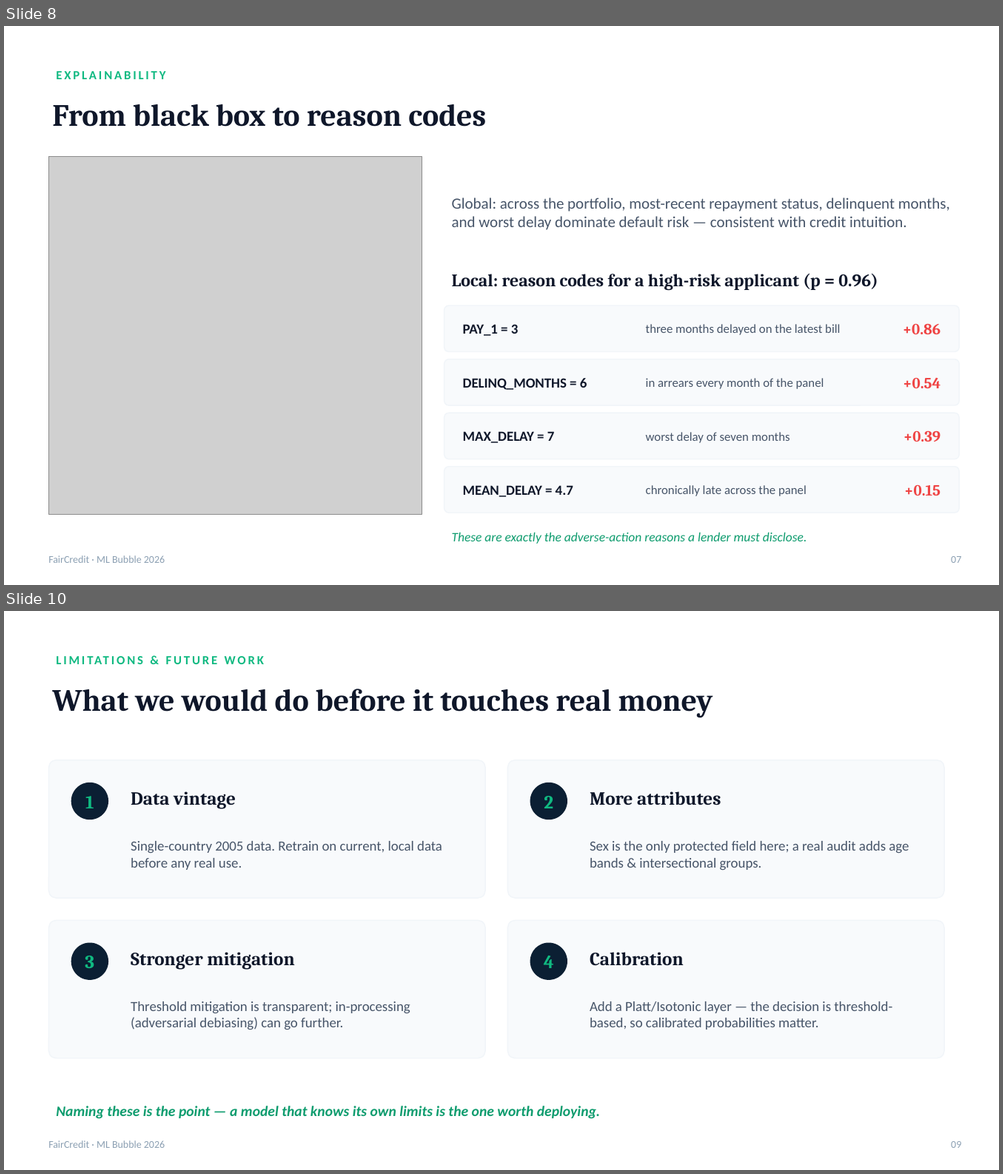
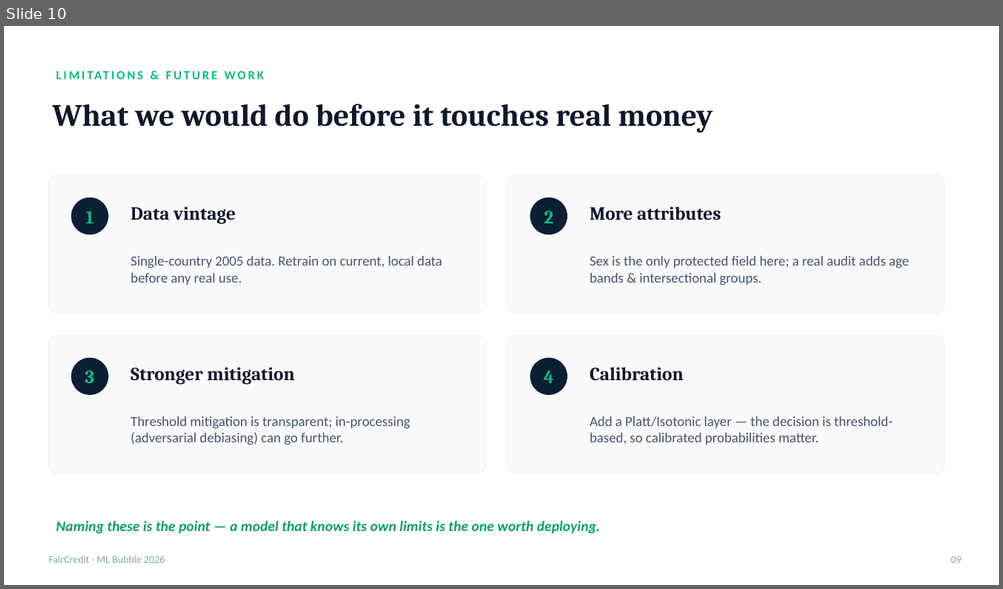
Before and after one commit to Sricharan7989/ML-Bubble-2026, a slide deck: FairCredit_ML_Bubble_2026.pptx. Shown one above the other, each under a label of ours: slides 8 and 10 before the commit, slide 10 after it; the slides between them are not shown. The pictures are 1003x1174 and 1003x589 pixels, drawn with LibreOffice and Linux fonts; fonts in the diff are those of the drawing; grey boxes stand for pictures. Boxes give left, top, right and bottom in pixels: in the first picture for what was removed or moved away, otherwise in the second. Text is boxed around its words. In the diff, an @@ line names an element or a change of style, - is before the commit and + after.

```diff
--- a/FairCredit_ML_Bubble_2026.pptx
+++ b/FairCredit_ML_Bubble_2026.pptx
@@ slide 8 removed at bbox=[4, 26, 999, 585], background #FFFFFF @@
@@ text removed at bbox=[56, 71, 165, 79] @@
-EXPLAINABILITY
@@ text removed at bbox=[52, 104, 486, 127] @@
-From black box to reason codes
@@ picture removed at bbox=[48, 156, 422, 514] @@
@@ text removed at bbox=[452, 198, 950, 230] @@
-Global: across the portfolio, most-recent repayment status, delinquent months, and worst delay dominate default risk — consistent with credit intuition.
@@ text removed at bbox=[452, 274, 877, 290] @@
-Local: reason codes for a high-risk applicant (p = 0.96)
@@ rounded rectangle removed at bbox=[444, 306, 959, 352] @@
@@ text removed at bbox=[463, 324, 518, 336] @@
-PAY_1 = 3
@@ text removed at bbox=[646, 324, 839, 335] @@
-three months delayed on the latest bill
@@ text removed at bbox=[902, 323, 940, 335] @@
-+0.86
@@ rounded rectangle removed at bbox=[444, 360, 959, 406] @@
@@ text removed at bbox=[463, 378, 587, 390] @@
-DELINQ_MONTHS = 6
@@ text removed at bbox=[646, 378, 824, 389] @@
-in arrears every month of the panel
@@ text removed at bbox=[902, 378, 940, 389] @@
-+0.54
@@ rounded rectangle removed at bbox=[444, 413, 959, 460] @@
@@ text removed at bbox=[463, 432, 555, 443] @@
-MAX_DELAY = 7
@@ text removed at bbox=[646, 432, 790, 443] @@
-worst delay of seven months
@@ text removed at bbox=[903, 432, 940, 442] @@
-+0.39
@@ rounded rectangle removed at bbox=[444, 467, 959, 513] @@
@@ text removed at bbox=[463, 486, 573, 497] @@
-MEAN_DELAY = 4.7
@@ text removed at bbox=[646, 486, 806, 497] @@
-chronically late across the panel
@@ text removed at bbox=[904, 486, 940, 496] @@
-+0.15
@@ text removed at bbox=[452, 533, 807, 544] @@
-These are exactly the adverse-action reasons a lender must disclose.
@@ text removed at bbox=[48, 556, 165, 563] @@
-FairCredit · ML Bubble 2026
@@ text removed at bbox=[950, 557, 961, 563] @@
-07
```
Also in this commit, not shown: 7 slides changed, 1 slide added, 2 other files.
